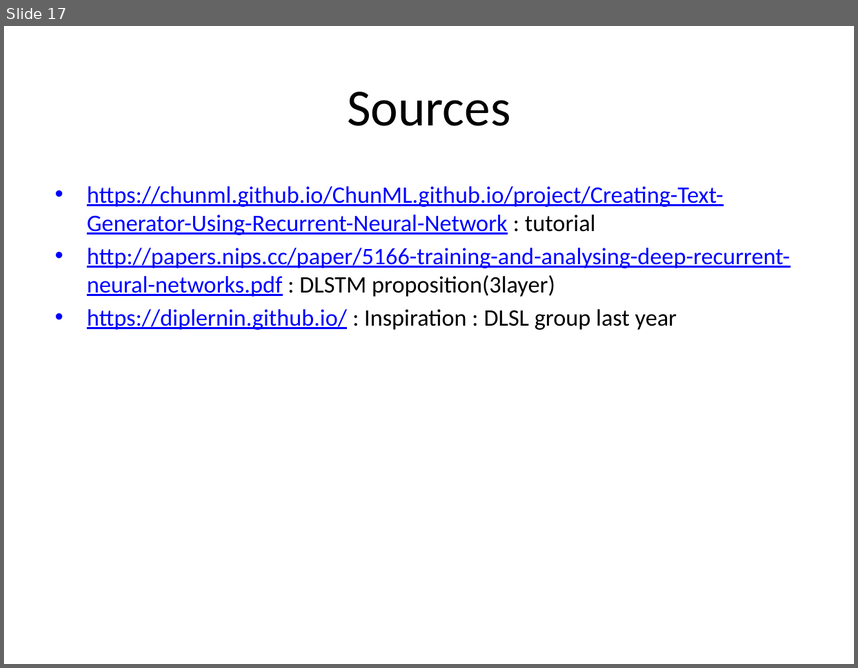
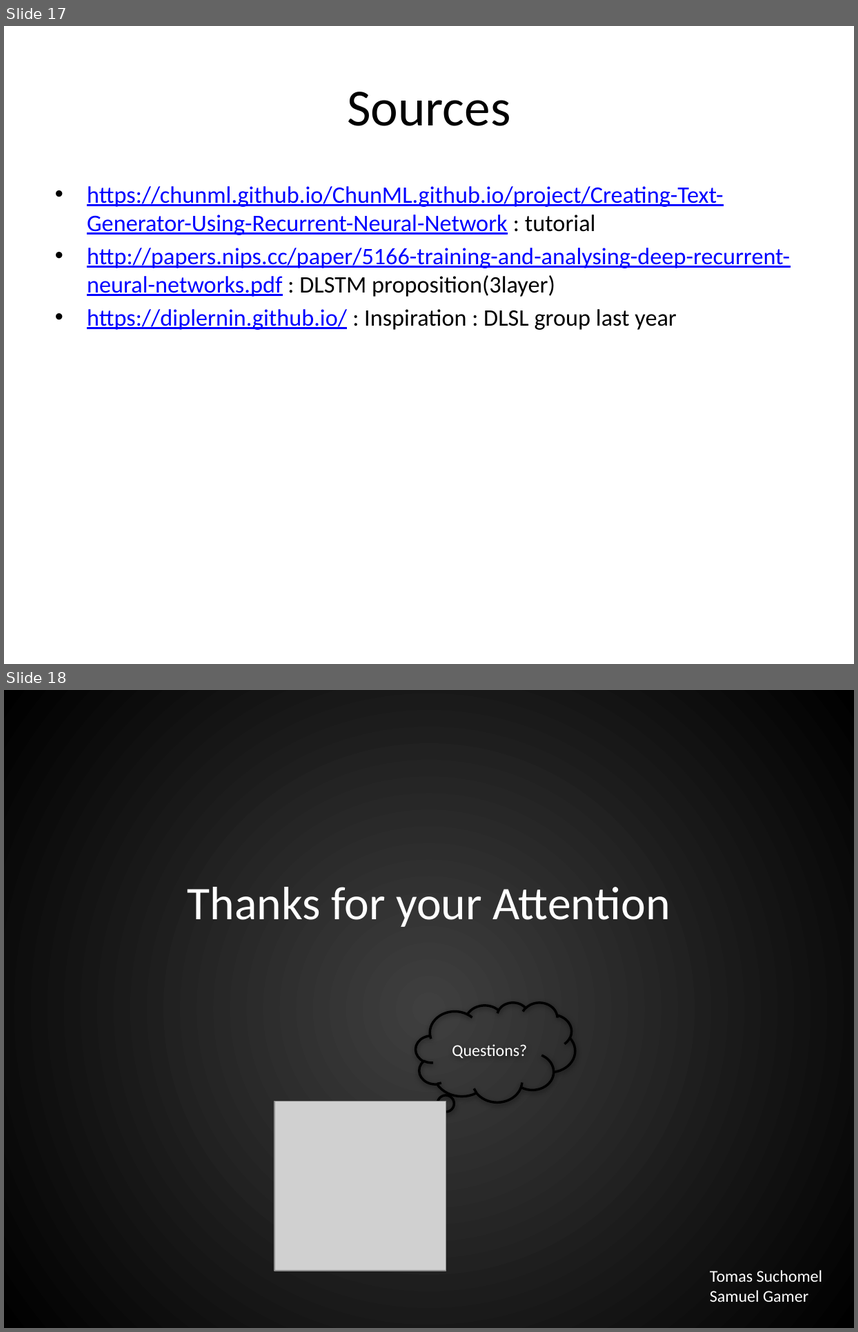
Before and after one commit to telecombcn-dl/2017-dlai-team8, a slide deck: Creative Writing 101.pptx. Shown one above the other, each under a label of ours: slide 17 before the commit, slides 17 and 18 after it. The pictures are 858x668 and 858x1332 pixels, drawn with LibreOffice and Linux fonts; fonts in the diff are those of the drawing; grey boxes stand for pictures. Boxes give left, top, right and bottom in pixels: in the first picture for what was removed or moved away, otherwise in the second. Text is boxed around its words. In the diff, an @@ line names an element or a change of style, - is before the commit and + after.

```diff
--- a/Creative Writing 101.pptx
+++ b/Creative Writing 101.pptx
@@ slide 18 added at bbox=[4, 690, 854, 1328], background gradient #3F3F3F to #000000 @@
@@ title added at bbox=[188, 887, 670, 927], 39.6 pt, text #FFFFFF @@
+Thanks for your Attention
@@ thought cloud added at bbox=[415, 1002, 575, 1101], outline #000000 2 pt, 14 pt, text #FFFFFF @@
+Questions?
@@ picture added at bbox=[274, 1101, 446, 1270] @@
@@ text added at bbox=[710, 1270, 823, 1301], 14 pt, text #FFFFFF @@
+Tomas Suchomel
+Samuel Gamer
@@ slide 17 changed as well @@
@@ text "https://chunml.github.io/ChunML.github.io/project/Creating-T ..." at bbox=[87, 186, 790, 330]: less space between paragraphs @@
```
Also in this commit, not shown: 16 other slides changed, 1 other file.
